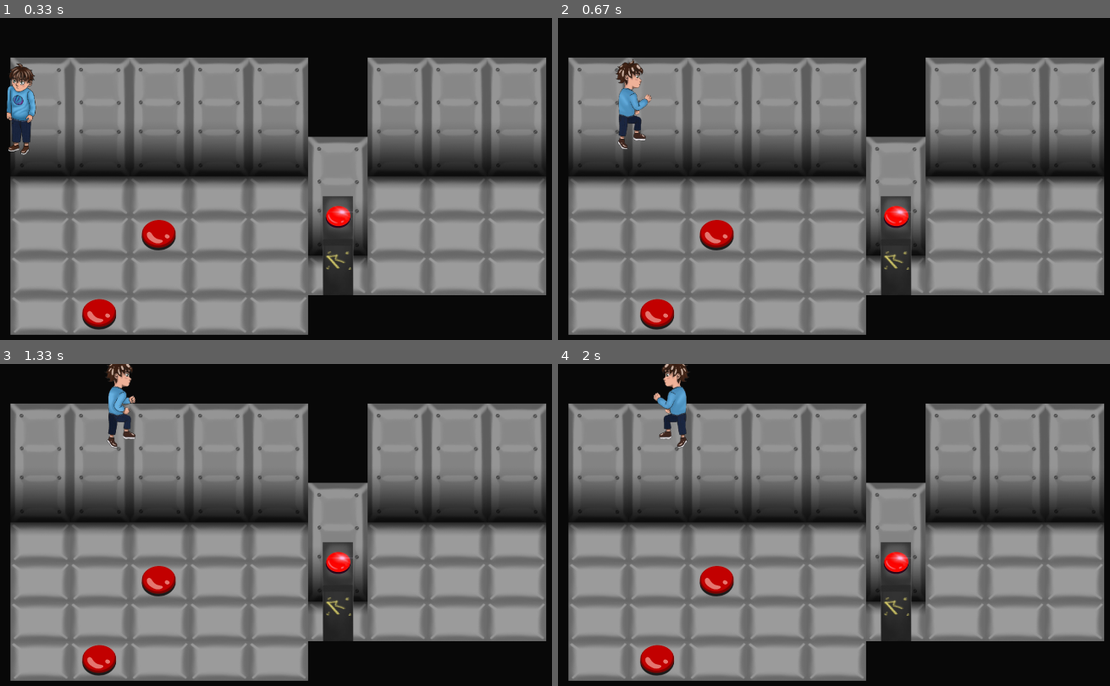
Above: before the commit, frames 1-4 (two rows, left to right).
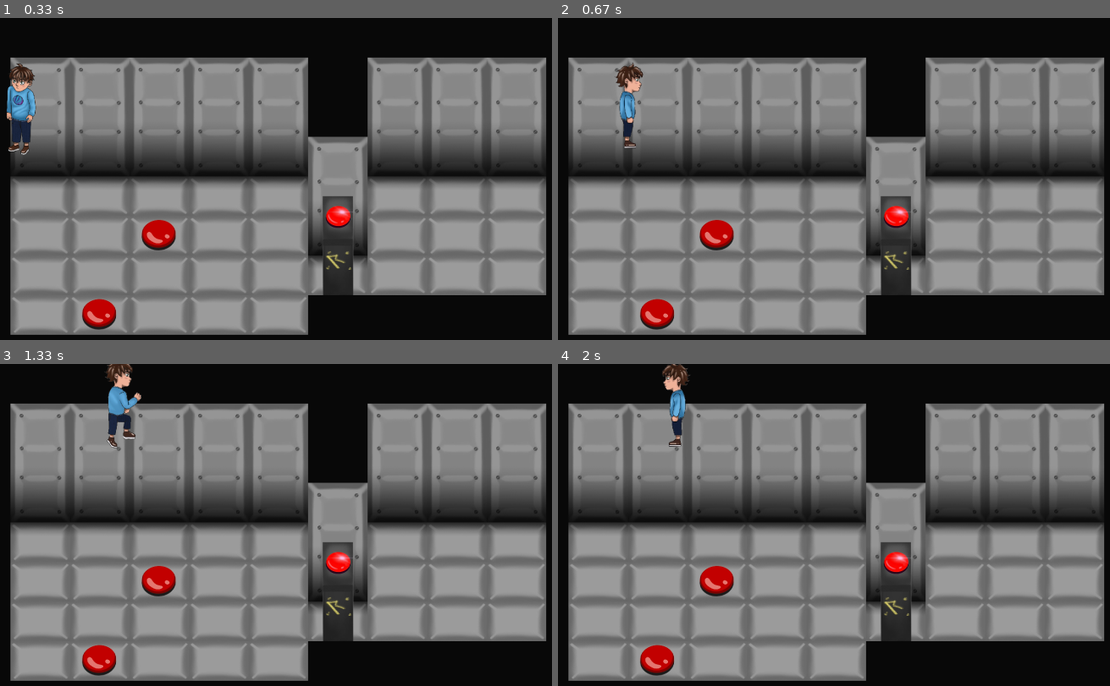
Above: after the commit, the same moments.

Repository: Depiflaks/PyGameProject
Game: pygame game, started from GAME/Main.py
The game is run twice, just before and just after one commit, with the same random seed, the same clock (stepped at 60 frames per second) and the same inputs.
Inputs:
- Up to frame 1 (0.33 s): no input
- Up to frame 2 (0.67 s): hold D from 0.33 s (still down)
- Up to frame 3 (1.33 s): release D at 0.8 s; hold W 0.83-1.13 s; hold D from 1.17 s (still down)
- Up to frame 4 (2 s): release D at 1.63 s; hold A from 1.67 s (still down)

Frame 1 is identical in both runs. In frame 2, 0.8% of the frame differs, in the area x 10-18%, y 12-41%; in frame 3, 0.2%; in frame 4, 0.8%.

Commit message:
рендерер персонажа на доске

Diff:
--- a/GAME/Character.py
+++ b/GAME/Character.py
@@ -2,17 +2,16 @@
 from Statics import *
 
 class Chrc(pygame.sprite.Sprite):
-    def __init__(self, data, x, y):
-        self.keys = pygame.key.get_pressed()
-        self.x = x
-        self.y = y
-        super().__init__(all_sprites)
+    def __init__(self, data, row, column):
+        self.x = row
+        self.y = column
+        super().__init__(characters)
         self.animations = [[data[0]], [data[1]], [data[2]]]
         self.cut_sheet(data[3:])
         self.cur_frame = 0
         self.image = data[0]
         self.anim = self.animations[0]
-        self.rect = self.rect.move(x, y)
+        self.rect = self.rect.move(self.x, self.y)
 
     def cut_sheet(self, data):
         for el in data:
@@ -29,48 +28,84 @@
 
     def updateState(self, event):
         global ticks
-        self.keys = pygame.key.get_pressed()
+        keys = pygame.key.get_pressed()
+        leftRight = 0
+        upDown = 0
+        if keys[pygame.K_a]:
+            leftRight += 1
+        if keys[pygame.K_d]:
+            leftRight += 1
+        if keys[pygame.K_w]:
+            upDown += 1
+        if keys[pygame.K_s]:
+            upDown += 1
         if event.type == pygame.KEYDOWN:
             if (event.key == pygame.K_a):
                 ticks = 0
-                cur_frame = 0
+                self.cur_frame = 0
                 self.anim = self.animations[5]
             elif (event.key == pygame.K_d):
                 ticks = 0
-                cur_frame = 0
+                self.cur_frame = 0
                 self.anim = [pygame.transform.flip(el, True, False) for el in self.animations[5]]
             elif (event.key == pygame.K_w):
                 ticks = 0
-                cur_frame = 0
+                self.cur_frame = 0
                 self.anim = self.animations[3]
             elif (event.key == pygame.K_s):
                 ticks = 0
-                cur_frame = 0
+                self.cur_frame = 0
                 self.anim = self.animations[4]
-        if (event.type == pygame.KEYUP and not (self.keys[pygame.K_a] or self.keys[pygame.K_d] or self.keys[pygame.K_w] or self.keys[pygame.K_s])):
-            ticks = 0
-            cur_frame = 0
-            if (event.key == pygame.K_w):
-                self.anim = self.animations[1]
-            if (event.key == pygame.K_a):
-                self.anim = self.animations[0]
-            if (event.key == pygame.K_d):
-                self.anim = [pygame.transform.flip(el, True, False) for el in self.animations[0]]
-            if (event.key == pygame.K_s):
-                self.anim = self.animations[2]
+            if (leftRight == 2 and upDown != 1) or (leftRight != 1 and upDown == 2):
+                ticks = 0
+                self.cur_frame = 0
+                if (event.key == pygame.K_w):
+                    self.anim = self.animations[1]
+                if (event.key == pygame.K_a):
+                    self.anim = self.animations[0]
+                if (event.key == pygame.K_d):
+                    self.anim = [pygame.transform.flip(el, True, False) for el in self.animations[0]]
+                if (event.key == pygame.K_s):
+                    self.anim = self.animations[2]
+        if (event.type == pygame.KEYUP):
+            if (event.key == pygame.K_a or event.key == pygame.K_d or event.key == pygame.K_w or event.key == pygame.K_s):
+                ticks = 0
+                self.cur_frame = 0
+                if (event.key == pygame.K_w):
+                    self.anim = self.animations[1]
+                if (event.key == pygame.K_a):
+                    self.anim = self.animations[0]
+                if (event.key == pygame.K_d):
+                    self.anim = [pygame.transform.flip(el, True, False) for el in self.animations[0]]
+                if (event.key == pygame.K_s):
+                    self.anim = self.animations[2]
+            if leftRight == 1:
+                ticks = 0
+                self.cur_frame = 0
+                if (keys[pygame.K_a]):
+                    self.anim = self.animations[5]
+                if (keys[pygame.K_d]):
+                    self.anim = [pygame.transform.flip(el, True, False) for el in self.animations[5]]
+            if upDown == 1:
+                ticks = 0
+                self.cur_frame = 0
+                if (keys[pygame.K_w]):
+                    self.anim = self.animations[3]
+                if (keys[pygame.K_s]):
+                    self.anim = self.animations[4]
 
     def update(self):
         global ticks
-        self.keys = pygame.key.get_pressed()
-        if (self.keys[pygame.K_a]):
+        keys = pygame.key.get_pressed()
+        if (keys[pygame.K_a]):
             self.x -= SPEED / FPS
-        if (self.keys[pygame.K_d]):
+        if (keys[pygame.K_d]):
             self.x += SPEED / FPS
-        if (self.keys[pygame.K_w]):
+        if (keys[pygame.K_w]):
             self.y -= SPEED / FPS
-        if (self.keys[pygame.K_s]):
+        if (keys[pygame.K_s]):
             self.y += SPEED / FPS
-        if (ticks % (FPS // 4) == 0):
+        if (ticks % (FPS // 6) == 0):
             self.cur_frame = (self.cur_frame + 1) % len(self.anim)
         self.rect = pygame.rect.Rect(self.x, self.y, self.rect[2], self.rect[3])
         self.image = self.anim[self.cur_frame]
--- a/GAME/Consts.py
+++ b/GAME/Consts.py
@@ -8,3 +8,4 @@
 WINDOW_H = 1080
 BACKGROUND_COLOR = (10, 10, 10)
 CENTER = WINDOW_W // 2, WINDOW_H // 2
+CHARACTERS_LAYER = 10
--- a/GAME/Main.py
+++ b/GAME/Main.py
@@ -20,21 +20,19 @@
 
 board = Board('l1.csv')
 chrc1 = Chrc(player_data, 100, 100)
-board.draw(screen)
-all_sprites.draw(screen)
-pygame.display.flip()
+board.add(chrc1, layer=CHARACTERS_LAYER)
 while running:
     for event in pygame.event.get():
         if event.type == pygame.QUIT:
             running = False
         if event.type == pygame.KEYDOWN and event.key == pygame.K_SPACE:
             running = False
-        for chrc in all_sprites:
+        for chrc in characters:
             chrc1.updateState(event)
-    all_sprites.update()
+    characters.update()
     screen.fill(BACKGROUND_COLOR)
     board.draw(screen)
-    all_sprites.draw(screen)
+    # all_sprites.draw(screen)
     pygame.display.flip()
     clock.tick(FPS)
 
--- a/GAME/Statics.py
+++ b/GAME/Statics.py
@@ -25,6 +25,6 @@
 
 ticks = 0
 clock = pygame.time.Clock()
-all_sprites = pygame.sprite.Group()
+characters = pygame.sprite.Group()
 player_data = [pygame.image.load("../resources/img/characters/idle.png"), pygame.image.load("../resources/img/characters/idleUp.png"), pygame.image.load("../resources/img/characters/idleDown.png"), [pygame.image.load("../resources/img/characters/up.png"), 1, 2],
-               [pygame.image.load("../resources/img/characters/down.png"), 1, 2], [pygame.image.load("../resources/img/characters/leftRight.png"), 2, 1]]
+               [pygame.image.load("../resources/img/characters/down.png"), 1, 2], [pygame.image.load("../resources/img/characters/leftRight.png"), 4, 1]]
Binary file changed: resources/img/characters/leftRight.png
